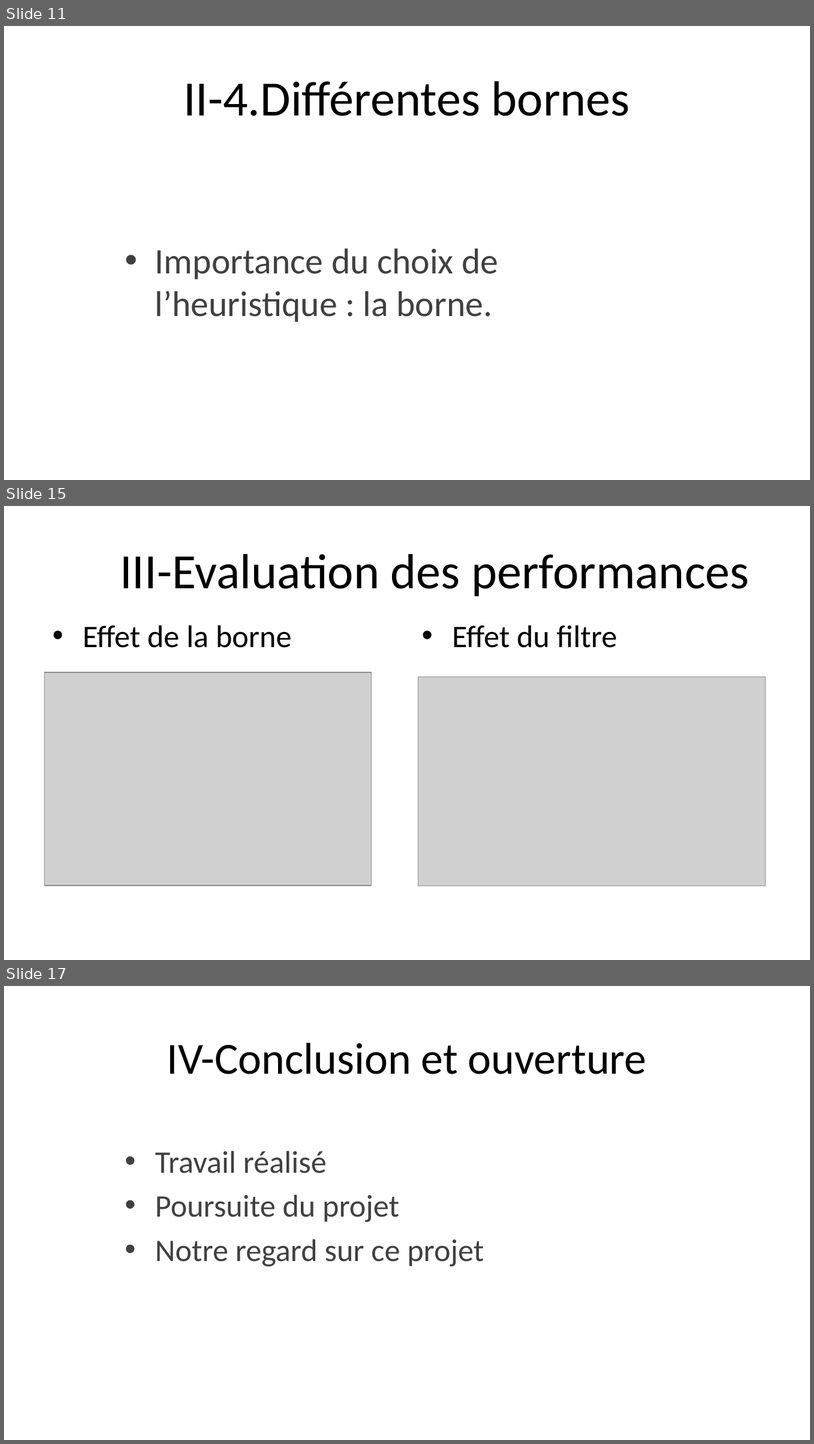
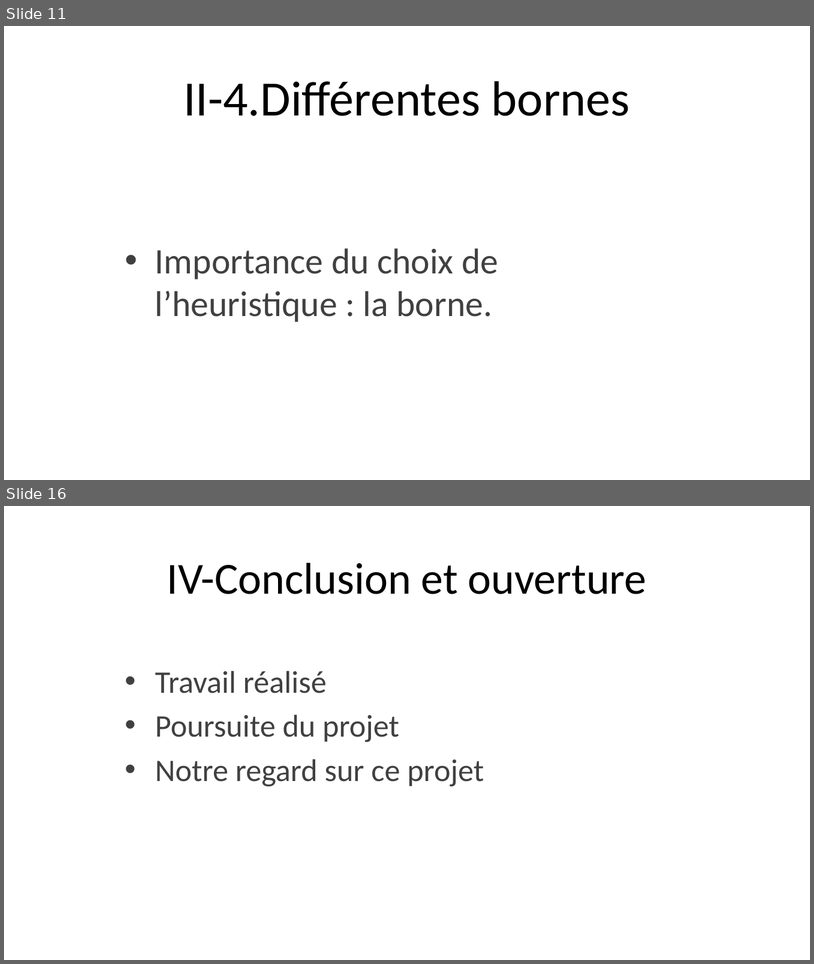
Before and after one commit to doriancoste/conflicts_resolution, a slide deck: presentation.pptx. Shown one above the other, each under a label of ours: slides 11, 15 and 17 before the commit, slides 11 and 16 after it; the slides between them are not shown. The pictures are 814x1444 and 814x964 pixels, drawn with LibreOffice and Linux fonts; fonts in the diff are those of the drawing; grey boxes stand for pictures; background and template pictures are left out. Boxes give left, top, right and bottom in pixels: in the first picture for what was removed or moved away, otherwise in the second. Text is boxed around its words. In the diff, an @@ line names an element or a change of style, - is before the commit and + after.

```diff
--- a/presentation.pptx
+++ b/presentation.pptx
@@ slide 15 removed at box(4, 506, 810, 960), background picture (left out) @@
@@ title removed at box(120, 554, 749, 597) @@
-III-Evaluation des performances
@@ text removed at box(83, 625, 291, 648) @@
-• Effet de la borne
@@ text removed at box(452, 625, 618, 648) @@
-• Effet du filtre
@@ picture removed at box(44, 672, 372, 885) @@
@@ picture removed at box(419, 677, 766, 886) @@
@@ what was slide 17 is now slide 16 @@
```
Also in this commit, not shown: 9 slides changed, 1 other file.
